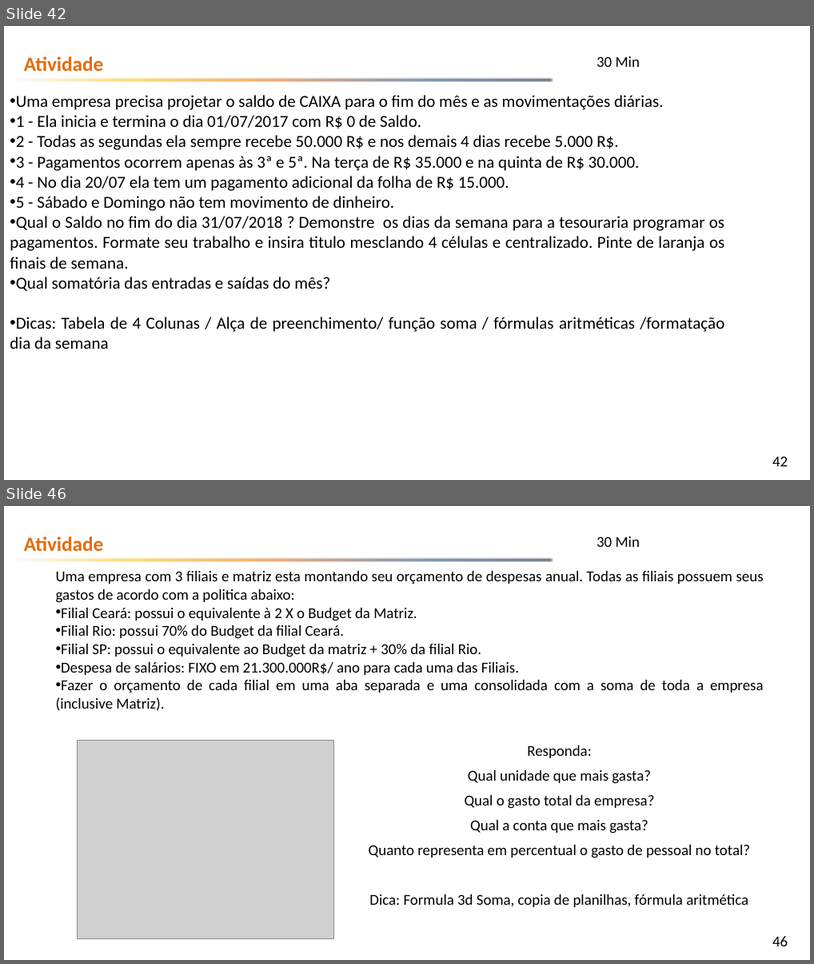
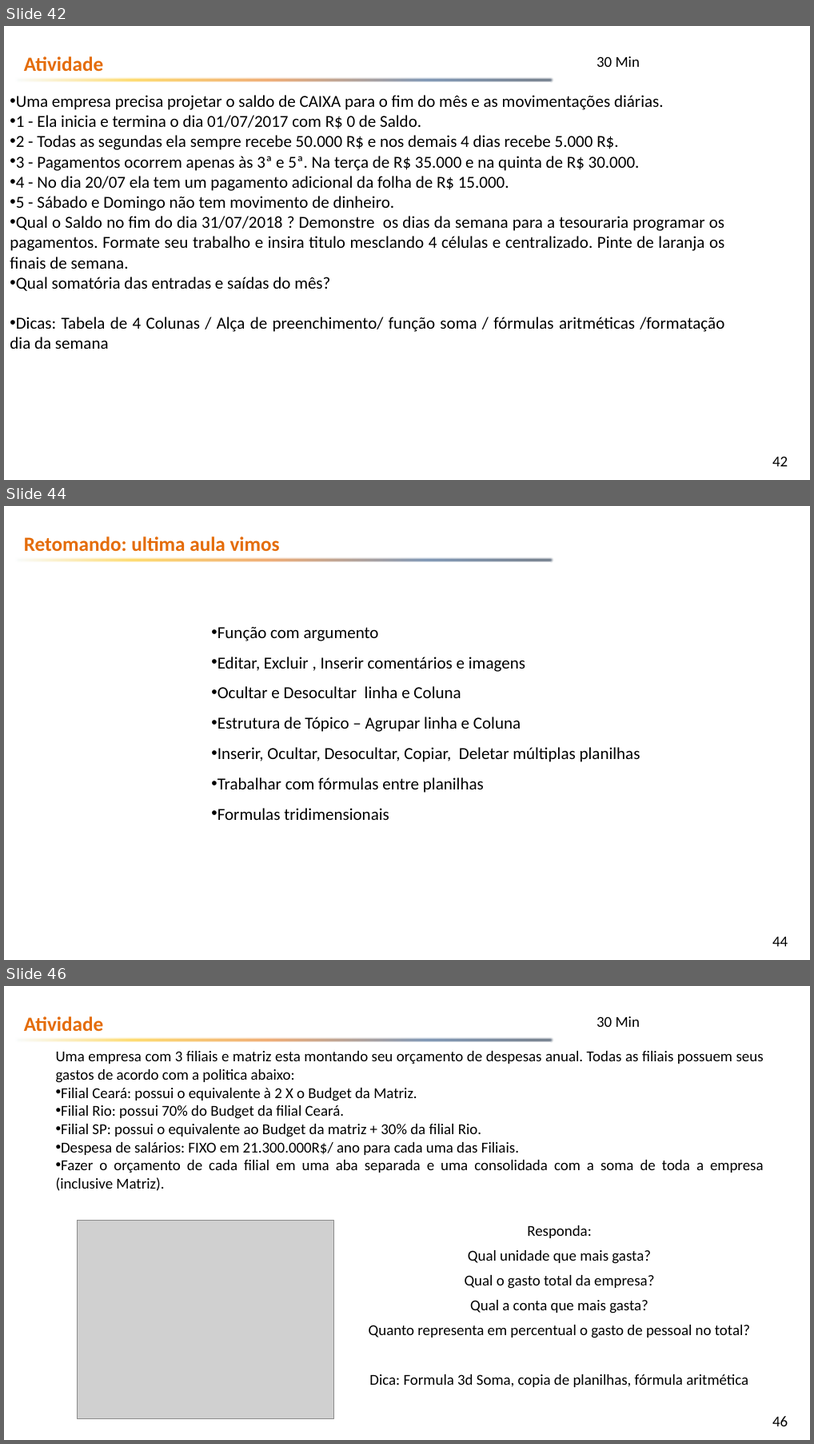
Before and after one commit to emerson-fenrir/Excel_Basico, a slide deck: Professor/Aula3.pptx. Shown one above the other, each under a label of ours: slides 42 and 46 before the commit, slides 42, 44 and 46 after it; the slides between them are not shown. The pictures are 814x964 and 814x1444 pixels, drawn with LibreOffice and Linux fonts; fonts in the diff are those of the drawing; grey boxes stand for pictures; background and template pictures are left out. Boxes give left, top, right and bottom in pixels: in the first picture for what was removed or moved away, otherwise in the second. Text is boxed around its words. In the diff, an @@ line names an element or a change of style, - is before the commit and + after.

Commit message:
aula dia 10-11

```diff
--- a/Professor/Aula3.pptx
+++ b/Professor/Aula3.pptx
@@ slide 44 added at [4, 506, 810, 960], background picture (left out); not listed: 2 template elements that a slide beside it also shows @@
@@ text added at [24, 536, 280, 552], 24 pt, text #E46C0A, bold @@
+Retomando: ultima aula vimos
@@ subtitle added at [218, 627, 641, 820], 20 pt, text #000000 @@
+• Função com argumento
+• Editar, Excluir , Inserir comentários e imagens
+• Ocultar e Desocultar linha e Coluna
+• Estrutura de Tópico – Agrupar linha e Coluna
+• Inserir, Ocultar, Desocultar, Copiar, Deletar múltiplas planilhas
+• Trabalhar com fórmulas entre planilhas
+• Formulas tridimensionais
```
Also in this commit, not shown: 4 slides changed, 3 other slides added, 1 slide removed, 30 other files.
